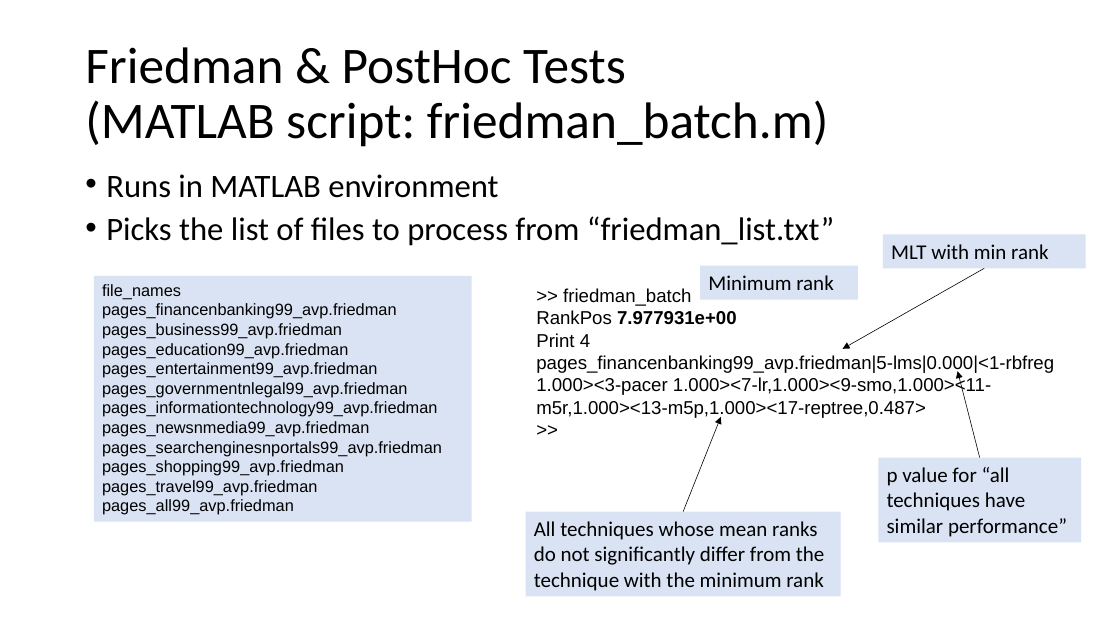
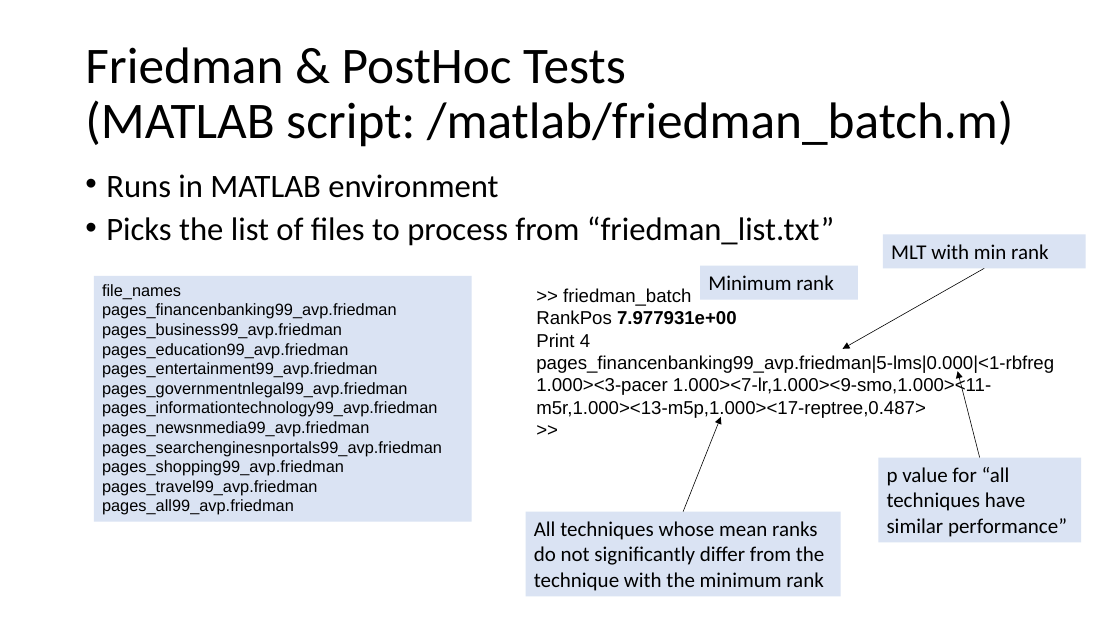
Before and after one commit to predmodelswebpage/mlt, a slide deck: slide 29 of Performance Evaluation of MLT in Web Page Load Time Prediction - Datasets and Scripts.pptx (slide 27 before the commit). Drawn at 1120x630 pixels with LibreOffice and Linux fonts; fonts in the diff are those of the drawing. Boxes give left, top, right and bottom in pixels: in the first picture for what was removed or moved away, otherwise in the second. Text is boxed around its words. In the diff, an @@ line names an element or a change of style, - is before the commit and + after.

```diff
--- a/Performance Evaluation of MLT in Web Page Load Time Prediction - Datasets and Scripts.pptx
+++ b/Performance Evaluation of MLT in Web Page Load Time Prediction - Datasets and Scripts.pptx
@@ title at [85, 47, 1014, 147]: text changed @@
-Friedman & PostHoc Tests
-(MATLAB script: friedman_batch.m)
+Friedman & PostHoc Tests
+(MATLAB script: /matlab/friedman_batch.m)
```
Also in this commit, not shown: 8 other slides changed, 2 slides added, 1 other file.
